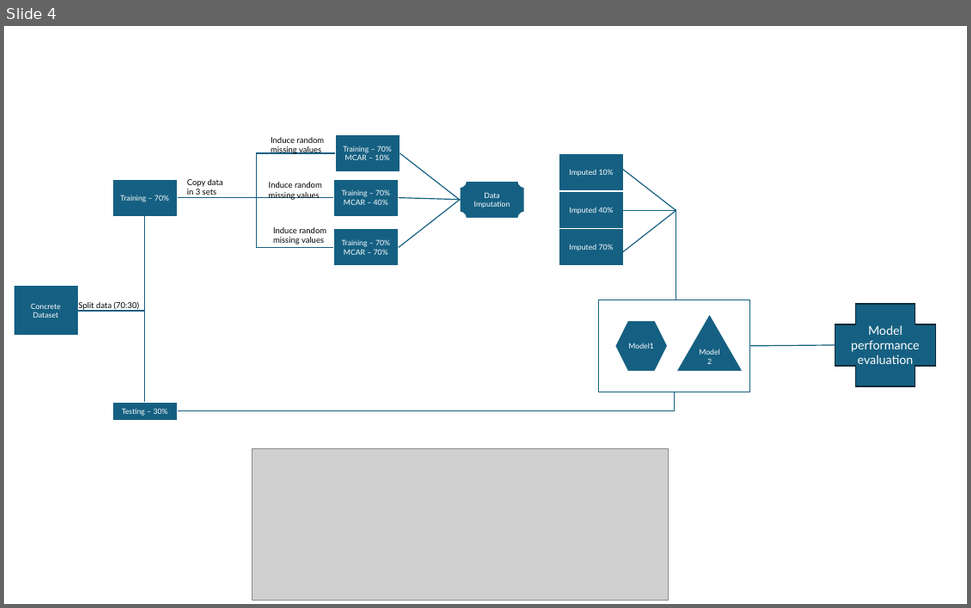
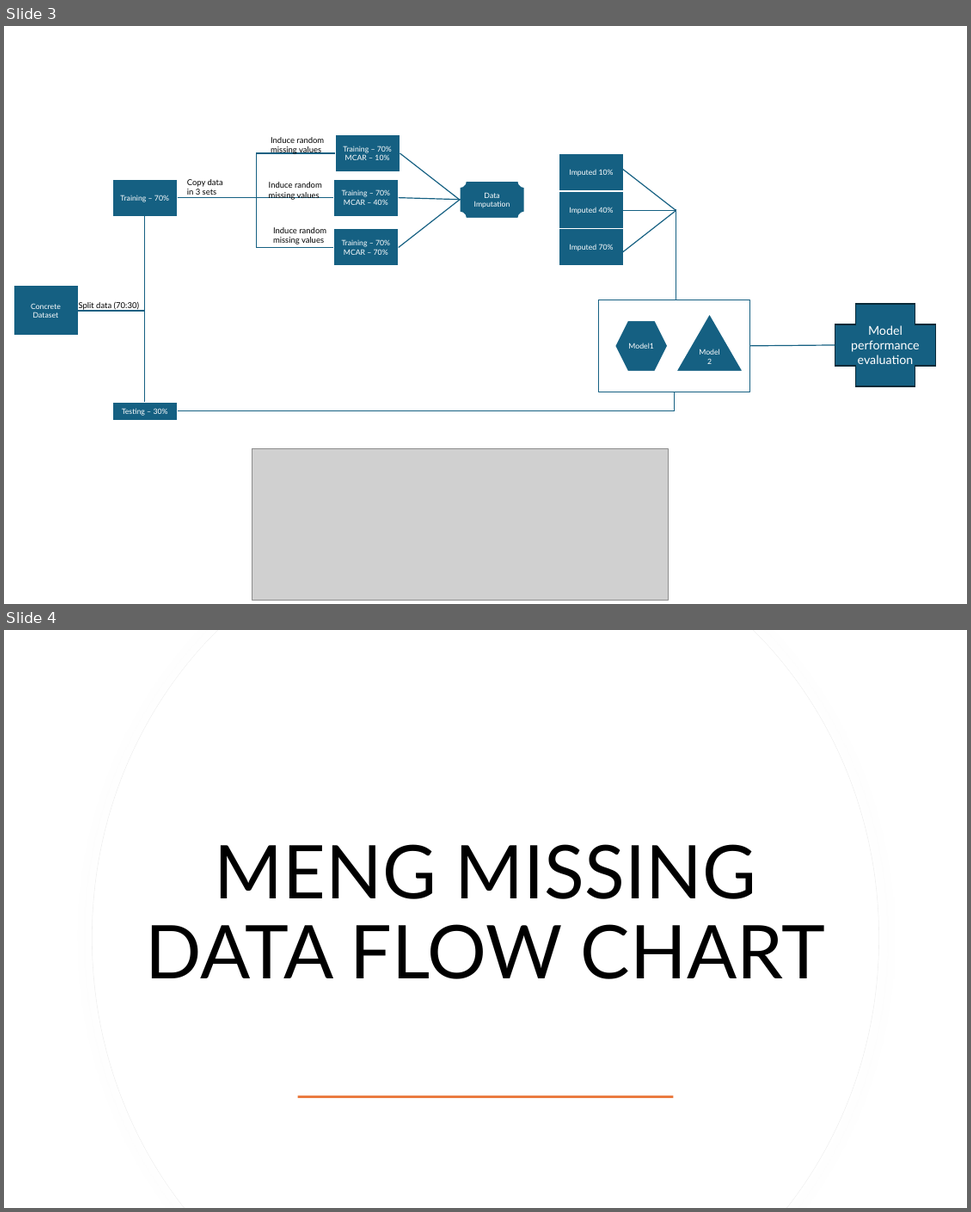
Before and after one commit to sver96/ds-group-42-pba-3, a slide deck: MEng_TaskB/Workflow.pptx. Shown one above the other, each under a label of ours: slide 4 before the commit, slides 3 and 4 after it. The pictures are 971x608 and 971x1212 pixels, drawn with LibreOffice and Linux fonts; fonts in the diff are those of the drawing; grey boxes stand for pictures. Boxes give left, top, right and bottom in pixels: in the first picture for what was removed or moved away, otherwise in the second. Text is boxed around its words. In the diff, an @@ line names an element or a change of style, - is before the commit and + after.

Commit message:
WOrked on the flowchart and reports for PGDIP and MENG

```diff
--- a/MEng_TaskB/Workflow.pptx
+++ b/MEng_TaskB/Workflow.pptx
@@ slide 4 added at (x1=4, y1=630, x2=967, y2=1208), background #FFFFFF @@
@@ freeform shape added at (x1=92, y1=630, x2=879, y2=1208), fill #FFFFFF, outline #EFEFEF 0.75 pt @@
@@ freeform shape added at (x1=93, y1=630, x2=878, y2=1208), fill #FFFFFF @@
@@ title added at (x1=146, y1=844, x2=825, y2=979), 109 pt, text #000000 @@
+MENG MISSING DATA FLOW CHART
@@ rectangle added at (x1=297, y1=1095, x2=673, y2=1098), fill #E97132 @@
@@ what was slide 4 is now slide 3 @@
```
Also in this commit, not shown: 3 other slides added, 3 slides removed, 8 other files.
